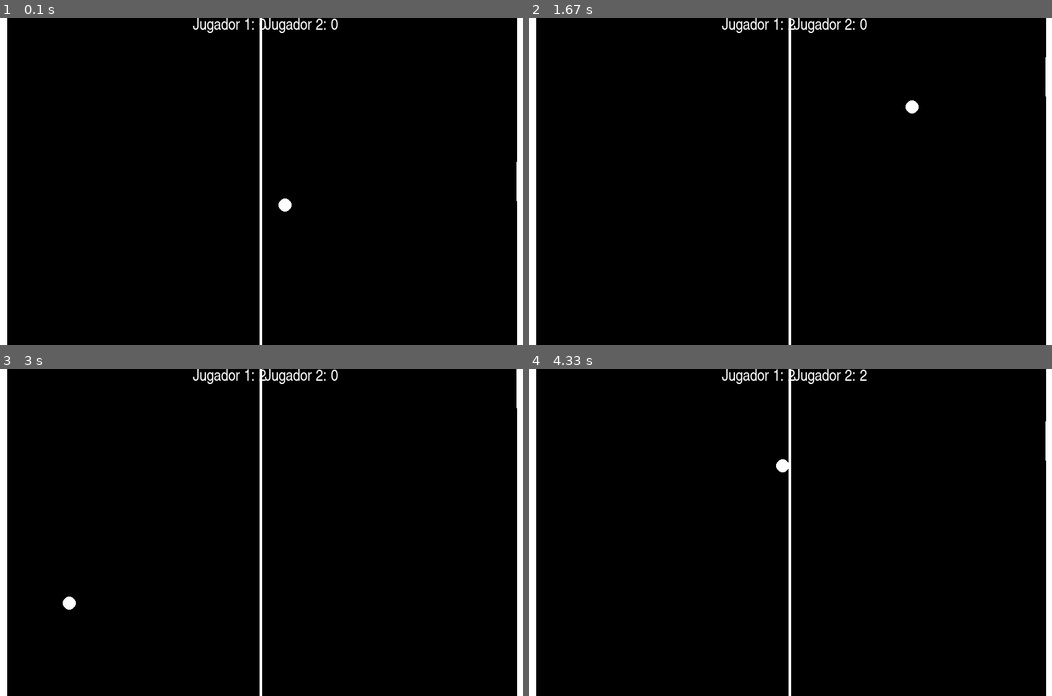
Above: before the commit, frames 1-4 (two rows, left to right).
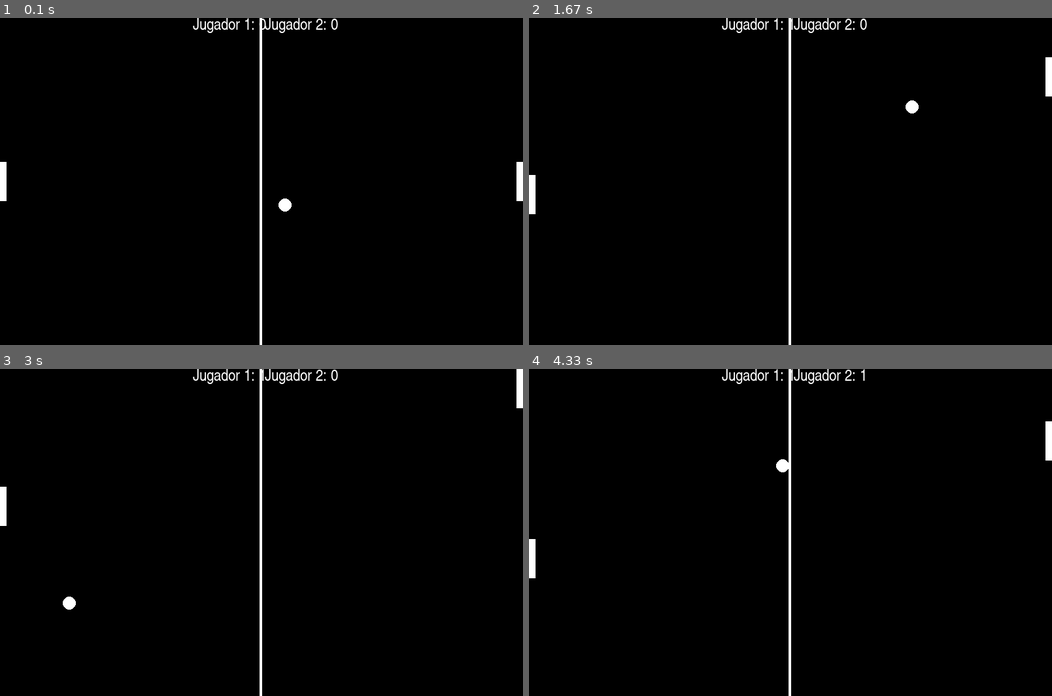
Above: after the commit, the same moments.

Repository: Ignacio630/ejercicios-progra
Game: pygame game, started from pygame/juego_pong.py
Same seed, same stepped clock (60 frames per second), same inputs: the game is played once before the commit and once after it.
Inputs:
- Up to frame 1 (0.1 s): no input
- Up to frame 2 (1.67 s): hold Up 0.33-0.8 s; hold Down 0.83-1.13 s; hold S 0.83-1.13 s; hold Up 1.17-1.53 s; hold W 1.17-1.53 s; hold Down from 1.57 s (still down); hold S from 1.57 s (still down)
- Up to frame 3 (3 s): release Down at 1.93 s; release S at 1.93 s; hold Up 1.97-2.27 s; hold W 1.97-2.27 s; hold Down 2.3-2.6 s; hold S 2.3-2.6 s; hold Up from 2.63 s (still down); hold W from 2.63 s (still down)
- Up to frame 4 (4.33 s): release Up at 3 s; release W at 3 s; hold Down 3.03-3.4 s; hold S 3.03-3.4 s; hold Up 3.43-3.73 s; hold W 3.43-3.73 s; hold Down 3.77-4.07 s; hold S 3.77-4.07 s; hold Up from 4.1 s (still down); hold W from 4.1 s (still down)

The runs differ from the first frame. In frame 1, 2.2% of the frame differs, in the area x 0-100%, y 0-100%; in frame 2, 2.2%; in frame 3, 2.2%; in frame 4, 2.3%.

Commit message:
movimiento, figuras y colisiones

Diff:
--- /dev/null
+++ b/pygame/figuras_y_movimiento.py
@@ -0,0 +1,56 @@
+import pygame
+
+pygame.init()
+
+ancho = 1280
+alto = 720
+
+tamaño_pantalla = (ancho,alto)
+
+pantalla = pygame.display.set_mode(tamaño_pantalla)
+
+tiempo = pygame.time.Clock()
+
+#colores
+white = (255,255,255)
+black = (0,0,0)
+red = (255,0,0)
+green = (0,255,0)
+blue = (0,0,255)
+
+running = True
+
+obj_1_cord_y = 460
+obj_1_cord_x = 640
+
+speed_y = 3
+speed_x = 3
+while running:
+    teclas = pygame.key.get_pressed()
+    for event in pygame.event.get():
+        if event.type == pygame.QUIT:
+            running = False
+
+        if event.type == pygame.MOUSEBUTTONDOWN:
+            print(event.pos)
+
+    pantalla.fill(white)
+
+    pygame.draw.rect(pantalla,white,(obj_1_cord_x,obj_1_cord_y,50,50))
+    objeto_1 = pygame.draw.rect(pantalla,black,(obj_1_cord_x,obj_1_cord_y,100,100))
+    if teclas[pygame.K_UP]:
+        obj_1_cord_y += -speed_y
+    elif teclas[pygame.K_DOWN]:
+        obj_1_cord_y += speed_y
+    elif teclas[pygame.K_RIGHT] and obj_1_cord_x < 50:
+        obj_1_cord_x += speed_x
+    elif teclas[pygame.K_LEFT] and obj_1_cord_x < 1180:
+        obj_1_cord_x += -speed_x
+
+    if obj_1_cord_x > 1180 or obj_1_cord_x < 50:
+        speed_x *= -1
+    if obj_1_cord_y > 620 or obj_1_cord_y < 50:
+        speed_y *= -1
+
+    pygame.display.flip()
+    tiempo.tick(60)
--- a/pygame/juego_pong.py
+++ b/pygame/juego_pong.py
@@ -19,7 +19,7 @@
 green = (0, 255, 0)
 red = (255, 0, 0)
 blue = (0, 0, 255)
-
+transparent = (0,0,0,128)
 # posicion jugadores
 pos_j1 = 220
 pos_j2 = 220
@@ -73,18 +73,18 @@
     # color de fondo
     screen.fill(black)
     # dibujar formas
+    porteria_j1 = pygame.draw.line(screen, black, (0, 0), (0, 500), 10)
+    porteria_j2 = pygame.draw.line(screen, black, (800, 500), (800, 0), 10)
     jugador_1 = pygame.draw.rect(screen, white, (0, pos_j1, 10, 60))
     jugador_2 = pygame.draw.rect(screen, white, (790, pos_j2, 10, 60))
-    porteria_j1 = pygame.draw.line(screen, white, (0, 0), (0, 500), 20)
-    porteria_j2 = pygame.draw.line(screen, white, (800, 500), (800, 0), 20)
     linea_central = pygame.draw.line(screen, white, (398, 0), (398, 500), 4)
     bola = pygame.draw.circle(screen, white, (pos_pelota_x, pos_pelota_y), 10)
 
     # Movimiento pelota
 
-    if pos_pelota_x > 790 or pos_pelota_x < 10 or jugador_1.colliderect(bola) or jugador_2.colliderect(bola):
+    if pos_pelota_x > 790 or pos_pelota_x < 10 or bola.colliderect(jugador_1) or bola.colliderect(jugador_2):
         speed_x *= -1
-    if pos_pelota_y > 490 or pos_pelota_y < 10 or jugador_1.colliderect(bola) or jugador_2.colliderect(bola):
+    if pos_pelota_y > 490 or pos_pelota_y < 10:
         speed_y *= -1
 
     # contador puntos jugadores
@@ -108,7 +108,7 @@
         screen.fill(black)
         screen.blit(ganador, (300, 200))
 
-    elif puntos_j1 >= 10:
+    elif puntos_j2 >= 10:
         ganador = fuente.render("GANADOR JUGADOR 2", True, white)
         screen.fill(black)
         screen.blit(ganador, (400, 250))
